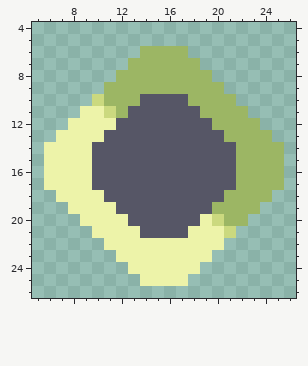
One commit to this pixel-art sprite: assets/sprites/blocks/production/plastanium-constrict-piston.png. Above, as it was before the edit.
The file is 32x32 pixels. Shown: x 5..26, y 4..26.
The result:
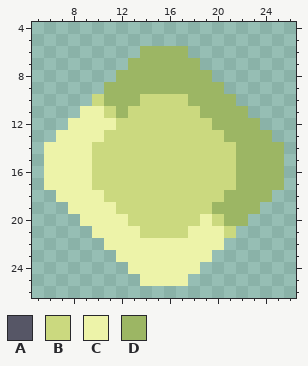
Palette (. is transparent): A #565666  B #cbd97f  C #edf3a9  D #9cb664
Change:
{"y":10,"x":14,"old":"AAAA","new":"BBBB"}
{"y":11,"x":13,"old":"AAAAAA","new":"BBBBBB"}
{"y":12,"x":12,"old":"AAAAAAAA","new":"BBBBBBBB"}
{"y":13,"x":11,"old":"AAAAAAAAAA","new":"BBBBBBBBBB"}
{"y":14,"x":10,"old":"AAAAAAAAAAAA","new":"BBBBBBBBBBBB"}
{"y":15,"x":10,"old":"AAAAAAAAAAAA","new":"BBBBBBBBBBBB"}
{"y":16,"x":10,"old":"AAAAAAAAAAAA","new":"BBBBBBBBBBBB"}
{"y":17,"x":10,"old":"AAAAAAAAAAAA","new":"BBBBBBBBBBBB"}
{"y":18,"x":11,"old":"AAAAAAAAAA","new":"BBBBBBBBBB"}
{"y":19,"x":12,"old":"AAAAAAAA","new":"BBBBBBBB"}
{"y":20,"x":13,"old":"AAAAAA","new":"BBBBBB"}
{"y":21,"x":14,"old":"AAAA","new":"BBBB"}
{"label":"changed","picture_box":[92,94,236,238]}
